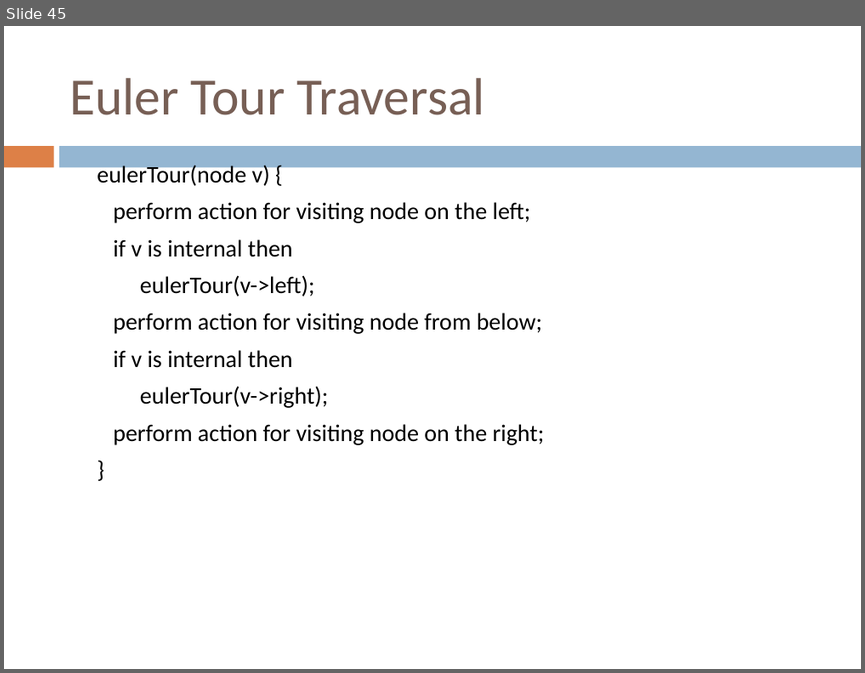
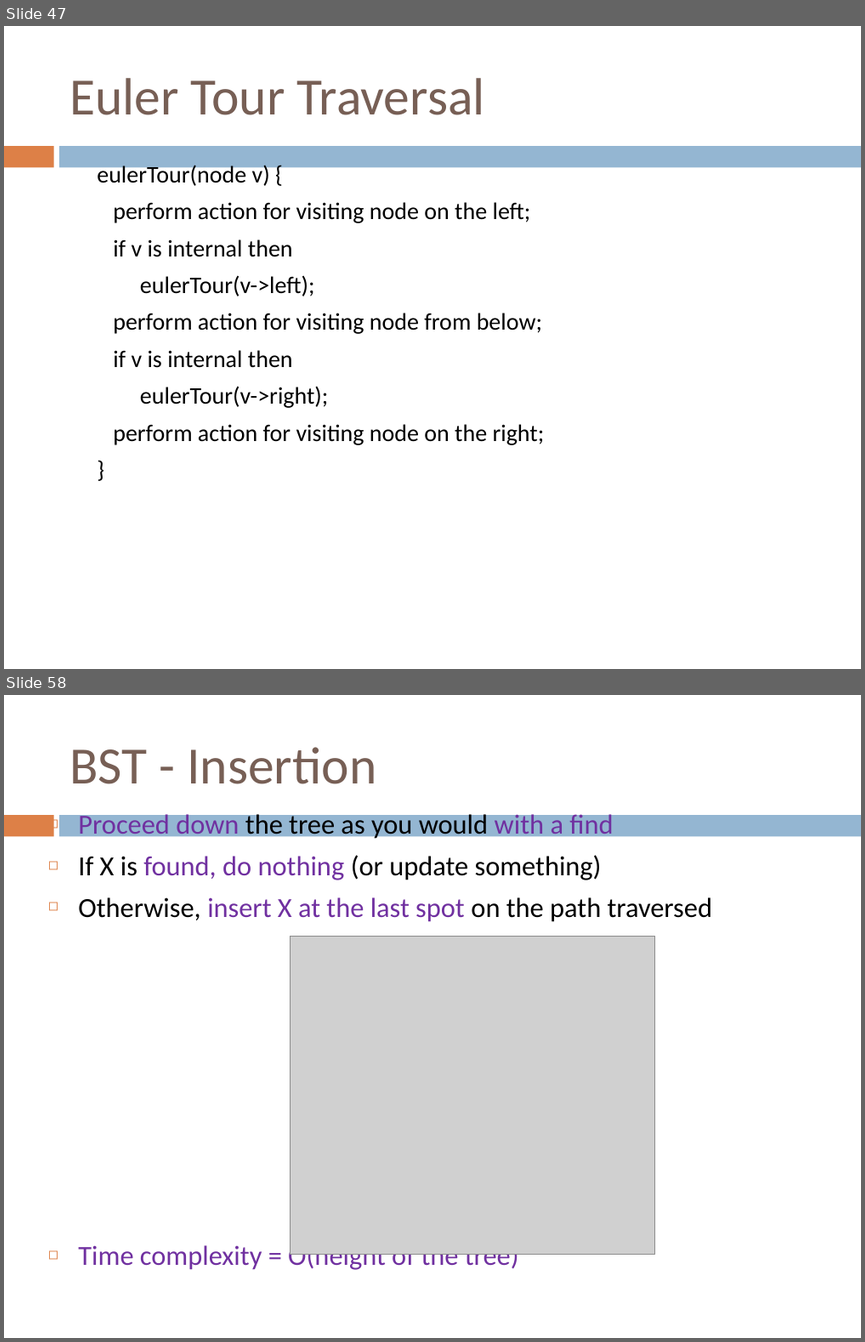
Before and after one commit to sundyCoder/CSK, a slide deck: 3@CSDS/PPT/4@tree.pptx. Shown one above the other, each under a label of ours: slide 45 before the commit, slides 47 and 58 after it; the slides between them are not shown. The pictures are 865x673 and 865x1342 pixels, drawn with LibreOffice and Linux fonts; fonts in the diff are those of the drawing; grey boxes stand for pictures. Boxes give left, top, right and bottom in pixels: in the first picture for what was removed or moved away, otherwise in the second. Text is boxed around its words. In the diff, an @@ line names an element or a change of style, - is before the commit and + after.

```diff
--- a/3@CSDS/PPT/4@tree.pptx
+++ b/3@CSDS/PPT/4@tree.pptx
@@ slide 58 added at <box>4,695,861,1338</box>, background #FFFFFF; not listed: 2 template elements that a slide beside it also shows @@
@@ title added at <box>69,747,376,784</box>, 44 pt, text #775F55 @@
+BST - Insertion
@@ text added at <box>78,811,712,1272</box>, 23.2 pt, text #7030A0 @@
+◻ Proceed down the tree as you would with a find
+◻ If X is found, do nothing (or update something)
+◻ Otherwise, insert X at the last spot on the path traversed
+◻ Time complexity = O(height of the tree)
@@ picture added at <box>290,936,654,1253</box> @@
@@ what was slide 45 is now slide 47 @@
```
Also in this commit, not shown: 7 slides changed, 26 other slides added, 9 other files.
